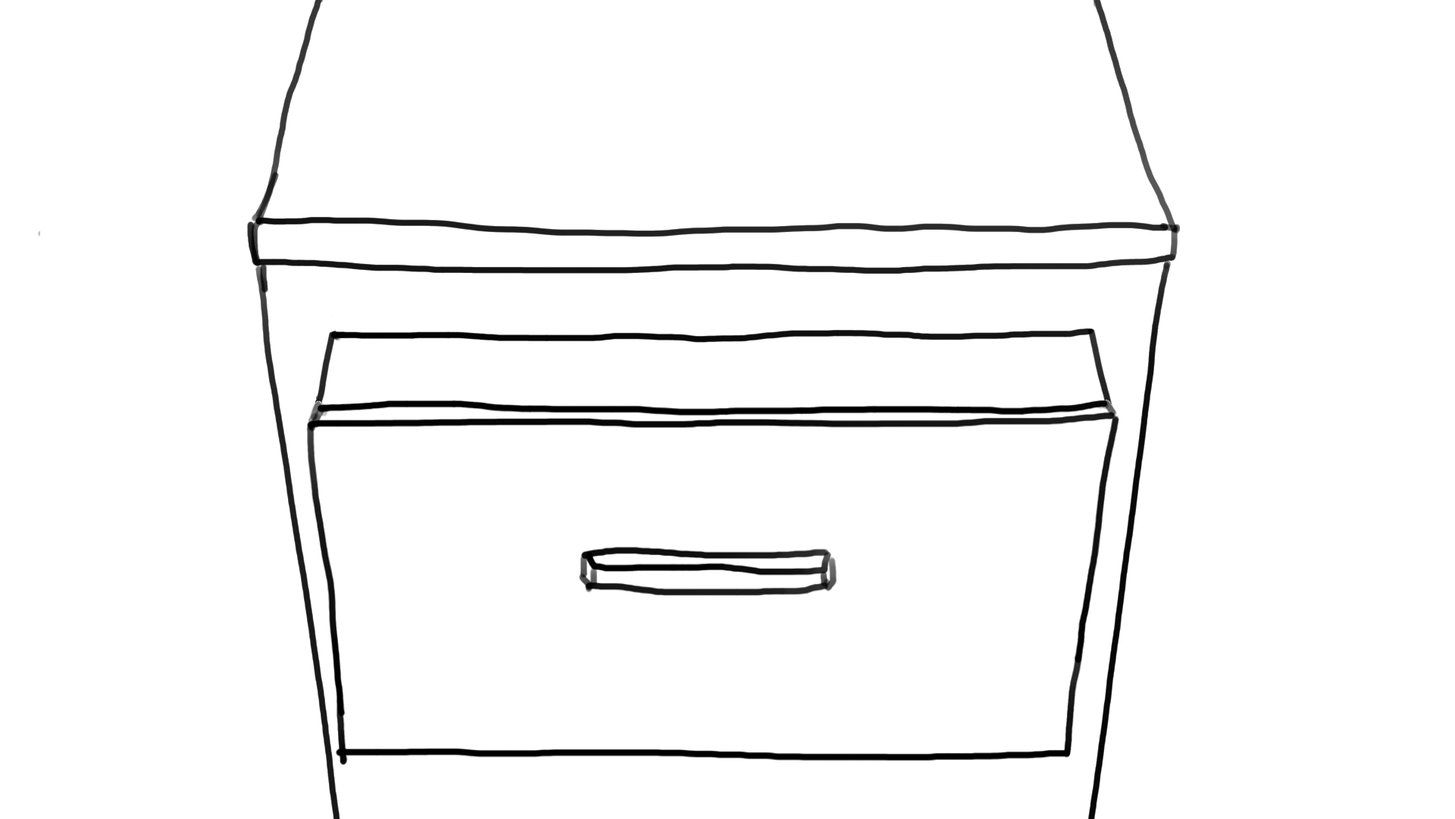
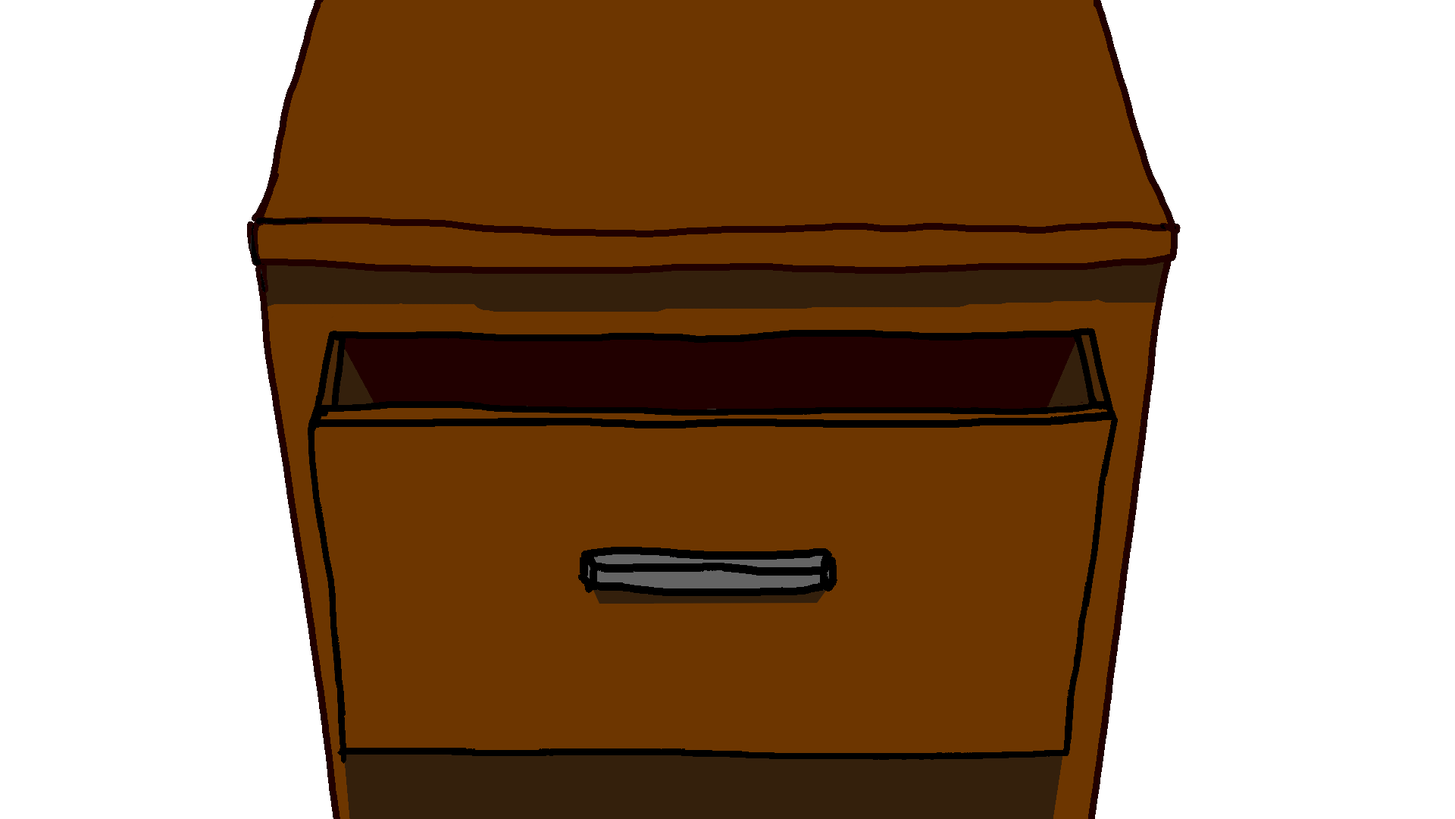
Layers edited between the first and the second 1455x819 image:
painted on "Drawer" over [37, 0, 1181, 819]
painted on "Opening" over [37, 0, 1181, 819]
added group "Group 3" with 5 layers above "Bacground" over [37, 0, 1181, 819]
moved "Table" into group "Group 3", painted on it over [37, 0, 1181, 819]
added layer "Drawer Inside Shadow" in group "Group 3" over [339, 291, 1116, 437]
added layer "Drawer Inside Paint" in group "Group 3" over [37, 0, 1181, 819]
added layer "Drawer Shadow" in group "Group 3" over [37, 0, 1181, 819]
added layer "Drawer Paint" in group "Group 3" over [37, 0, 1181, 819]
